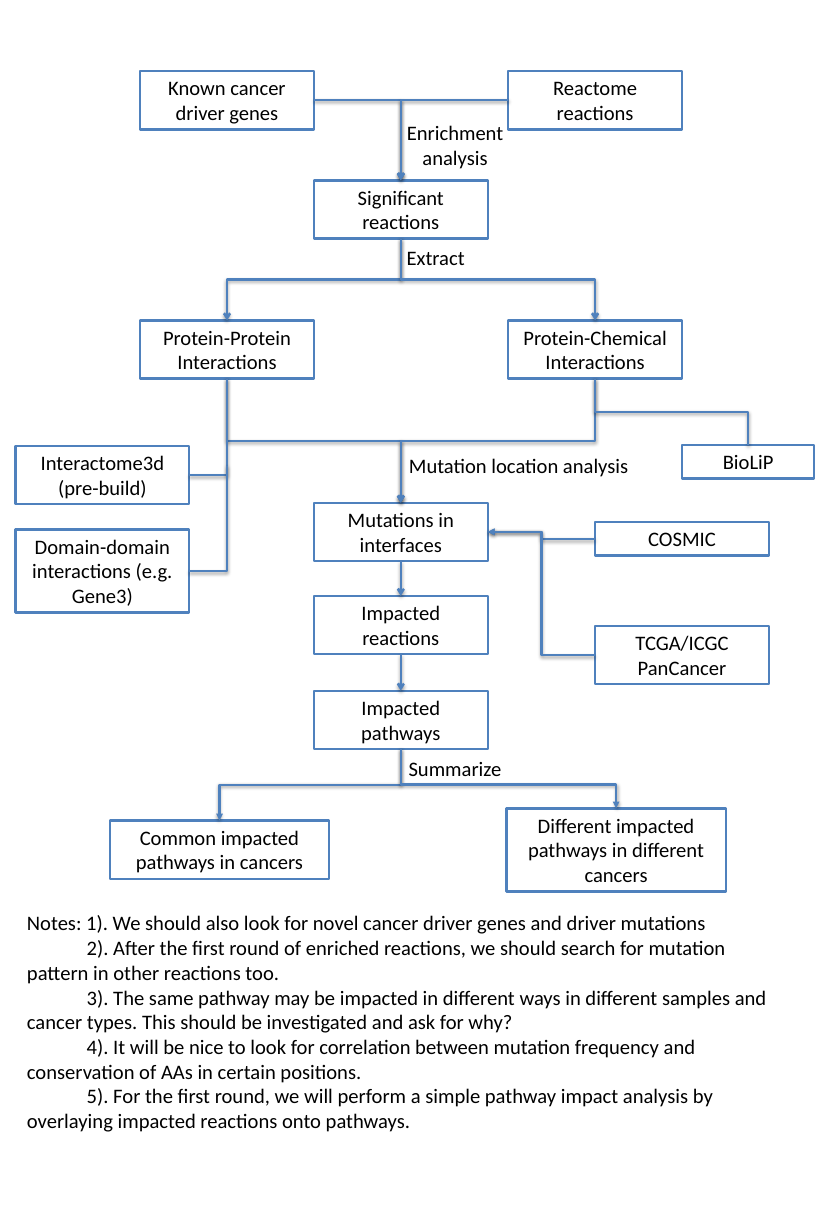
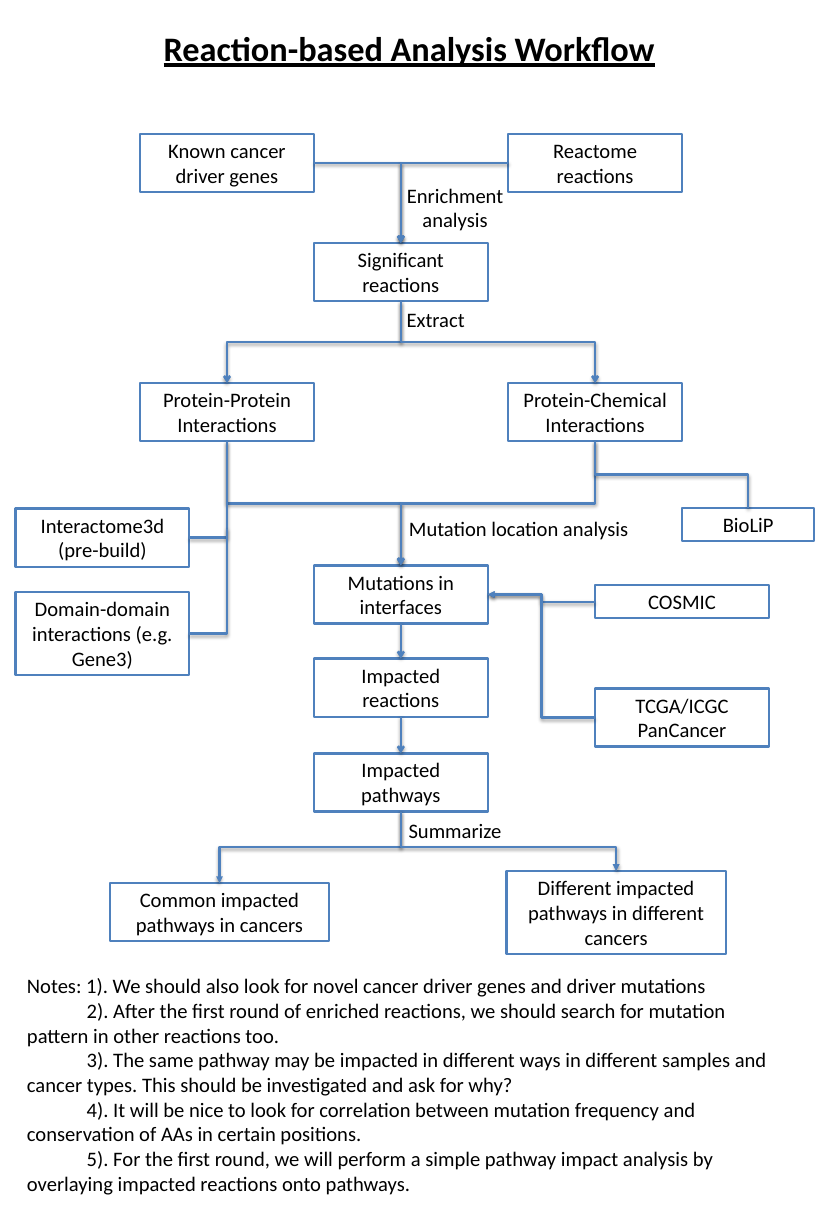
Before and after one commit to reactome-fi/mechismo_analysis, a slide deck: slide 1 of docs/Workflow.pptx. Drawn at 824x1232 pixels with LibreOffice and Linux fonts; fonts in the diff are those of the drawing. Boxes give left, top, right and bottom in pixels: in the first picture for what was removed or moved away, otherwise in the second. Text is boxed around its words. In the diff, an @@ line names an element or a change of style, - is before the commit and + after.

Commit message:
Implemented the reaction-based workflow
Added a method to check all human reactions and find significantly
impacted reactions based on cosmic mutations and interactome3d; added a
new slide for doing a gene-based mutation analysis

```diff
--- a/docs/Workflow.pptx
+++ b/docs/Workflow.pptx
@@ text added at <box>164,37,655,67</box>, 30 pt, text #000000, bold, underline @@
+Reaction-based Analysis Workflow
@@ 9 rectangles, 2 elbow arrows, 1 text: place and size @@
-9 rectangles, 2 elbow arrows, 1 text at <box>16,72,815,879</box>
+9 rectangles, 2 elbow arrows, 1 text at <box>16,134,815,942</box>
@@ 8 elbow arrows, 6 rectangles, 4 texts, 3 elbow lines, 2 arrows: place and size @@
-8 elbow arrows, 6 rectangles, 4 texts, 3 elbow lines, 2 arrows at <box>27,125,769,1132</box>
+8 elbow arrows, 6 rectangles, 4 texts, 3 elbow lines, 2 arrows at <box>27,188,769,1195</box>
```
Also in this commit, not shown: 1 slide added, 6 other files.
